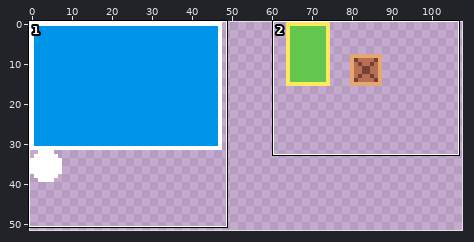
Pixel-art file: res/gfx/entities.aseprite. Above, an overview of the earlier version with the close-up marked.
Close-up. Old version:
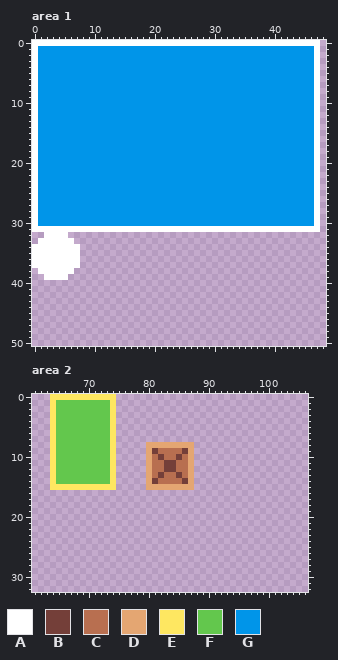
256x256 pixels, 1 frame. Shown: area 1: x 0..48, y 0..50; area 2: x 61..106, y 0..32. The wide view leaves out empty margins.
Palette (. is transparent): A #ffffff  B #743f39  C #b86f50  D #e4a672  E #fee761  F #63c74d  G #0095e9
Pixels before, area 1 (only the part around the change), first column x 0:
18 AGGGGGGGGGGGGGGGGGGGGGGGGGGGGGGG
19 AGGGGGGGGGGGGGGGGGGGGGGGGGGGGGGG
20 AGGGGGGGGGGGGGGGGGGGGGGGGGGGGGGG
21 AGGGGGGGGGGGGGGGGGGGGGGGGGGGGGGG
22 AGGGGGGGGGGGGGGGGGGGGGGGGGGGGGGG
23 AGGGGGGGGGGGGGGGGGGGGGGGGGGGGGGG
24 AGGGGGGGGGGGGGGGGGGGGGGGGGGGGGGG
25 AGGGGGGGGGGGGGGGGGGGGGGGGGGGGGGG
26 AGGGGGGGGGGGGGGGGGGGGGGGGGGGGGGG
27 AGGGGGGGGGGGGGGGGGGGGGGGGGGGGGGG
28 AGGGGGGGGGGGGGGGGGGGGGGGGGGGGGGG
29 AGGGGGGGGGGGGGGGGGGGGGGGGGGGGGGG
30 AGGGGGGGGGGGGGGGGGGGGGGGGGGGGGGG
31 AAAAAAAAAAAAAAAAAAAAAAAAAAAAAAAA
32 ..AAAA..........................
33 .AAAAAA.........................
34 AAAAAAAA........................
35 AAAAAAAA........................
36 AAAAAAAA........................
37 AAAAAAAA........................
38 .AAAAAA.........................
39 ..AAAA..........................
40 ................................
41 ................................
42 ................................
43 ................................
44 ................................
45 ................................
46 ................................
47 ................................
48 ................................
49 ................................
50 ................................
Pixels before, area 2, first column x 64:
 0 EEEEEEEEEEE.............
 1 EFFFFFFFFFE.............
 2 EFFFFFFFFFE.............
 3 EFFFFFFFFFE.............
 4 EFFFFFFFFFE.............
 5 EFFFFFFFFFE.............
 6 EFFFFFFFFFE.............
 7 EFFFFFFFFFE.............
 8 EFFFFFFFFFE.....DDDDDDDD
 9 EFFFFFFFFFE.....DBCCCCBD
10 EFFFFFFFFFE.....DCBCCBCD
11 EFFFFFFFFFE.....DCCBBCCD
12 EFFFFFFFFFE.....DCCBBCCD
13 EFFFFFFFFFE.....DCBCCBCD
14 EFFFFFFFFFE.....DBCCCCBD
15 EEEEEEEEEEE.....DDDDDDDD
Once edited:
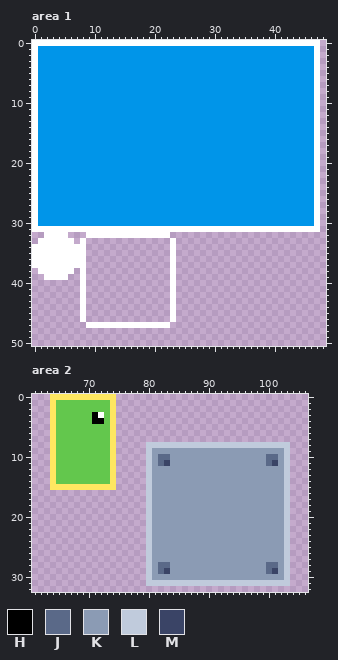
Colours new in this view: H #000000  J #5a6988  K #8b9bb4  L #c0cbdc  M #3a4466
The edit:
{"where": "area 1"}
{"y":32,"x":9,"old":"..............","new":"AAAAAAAAAAAAAA"}
{"y":33,"x":8,"old":".","new":"A"}
{"y":33,"x":23,"old":".","new":"A"}
{"y":34,"x":8,"old":".","new":"A"}
{"y":34,"x":23,"old":".","new":"A"}
{"y":35,"x":8,"old":".","new":"A"}
{"y":35,"x":23,"old":".","new":"A"}
{"y":36,"x":8,"old":".","new":"A"}
{"y":36,"x":23,"old":".","new":"A"}
{"y":37,"x":8,"old":".","new":"A"}
{"y":37,"x":23,"old":".","new":"A"}
{"y":38,"x":8,"old":".","new":"A"}
{"y":38,"x":23,"old":".","new":"A"}
{"y":39,"x":8,"old":".","new":"A"}
{"y":39,"x":23,"old":".","new":"A"}
{"y":40,"x":8,"old":".","new":"A"}
{"y":40,"x":23,"old":".","new":"A"}
{"y":41,"x":8,"old":".","new":"A"}
{"y":41,"x":23,"old":".","new":"A"}
{"y":42,"x":8,"old":".","new":"A"}
{"y":42,"x":23,"old":".","new":"A"}
{"y":43,"x":8,"old":".","new":"A"}
{"y":43,"x":23,"old":".","new":"A"}
{"y":44,"x":8,"old":".","new":"A"}
{"y":44,"x":23,"old":".","new":"A"}
{"y":45,"x":8,"old":".","new":"A"}
{"y":45,"x":23,"old":".","new":"A"}
{"y":46,"x":8,"old":".","new":"A"}
{"y":46,"x":23,"old":".","new":"A"}
{"y":47,"x":9,"old":"..............","new":"AAAAAAAAAAAAAA"}
{"where": "area 2"}
{"y":3,"x":71,"old":"FF","new":"HA"}
{"y":4,"x":71,"old":"FF","new":"HH"}
{"y":8,"x":80,"old":"DDDDDDDD................","new":"LLLLLLLLLLLLLLLLLLLLLLLL"}
{"y":9,"x":80,"old":"DBCCCCBD................","new":"LKKKKKKKKKKKKKKKKKKKKKKL"}
{"y":10,"x":80,"old":"DCBCCBCD................","new":"LKJJKKKKKKKKKKKKKKKKJJKL"}
{"y":11,"x":80,"old":"DCCBBCCD................","new":"LKJMKKKKKKKKKKKKKKKKJMKL"}
{"y":12,"x":80,"old":"DCCBBCCD................","new":"LKKKKKKKKKKKKKKKKKKKKKKL"}
{"y":13,"x":80,"old":"DCBCCBCD................","new":"LKKKKKKKKKKKKKKKKKKKKKKL"}
{"y":14,"x":80,"old":"DBCCCCBD................","new":"LKKKKKKKKKKKKKKKKKKKKKKL"}
{"y":15,"x":80,"old":"DDDDDDDD................","new":"LKKKKKKKKKKKKKKKKKKKKKKL"}
{"y":16,"x":80,"old":"........................","new":"LKKKKKKKKKKKKKKKKKKKKKKL"}
{"y":17,"x":80,"old":"........................","new":"LKKKKKKKKKKKKKKKKKKKKKKL"}
{"y":18,"x":80,"old":"........................","new":"LKKKKKKKKKKKKKKKKKKKKKKL"}
{"y":19,"x":80,"old":"........................","new":"LKKKKKKKKKKKKKKKKKKKKKKL"}
{"y":20,"x":80,"old":"........................","new":"LKKKKKKKKKKKKKKKKKKKKKKL"}
{"y":21,"x":80,"old":"........................","new":"LKKKKKKKKKKKKKKKKKKKKKKL"}
{"y":22,"x":80,"old":"........................","new":"LKKKKKKKKKKKKKKKKKKKKKKL"}
{"y":23,"x":80,"old":"........................","new":"LKKKKKKKKKKKKKKKKKKKKKKL"}
{"y":24,"x":80,"old":"........................","new":"LKKKKKKKKKKKKKKKKKKKKKKL"}
{"y":25,"x":80,"old":"........................","new":"LKKKKKKKKKKKKKKKKKKKKKKL"}
{"y":26,"x":80,"old":"........................","new":"LKKKKKKKKKKKKKKKKKKKKKKL"}
{"y":27,"x":80,"old":"........................","new":"LKKKKKKKKKKKKKKKKKKKKKKL"}
{"y":28,"x":80,"old":"........................","new":"LKJJKKKKKKKKKKKKKKKKJJKL"}
{"y":29,"x":80,"old":"........................","new":"LKJMKKKKKKKKKKKKKKKKJMKL"}
{"y":30,"x":80,"old":"........................","new":"LKKKKKKKKKKKKKKKKKKKKKKL"}
{"y":31,"x":80,"old":"........................","new":"LLLLLLLLLLLLLLLLLLLLLLLL"}
